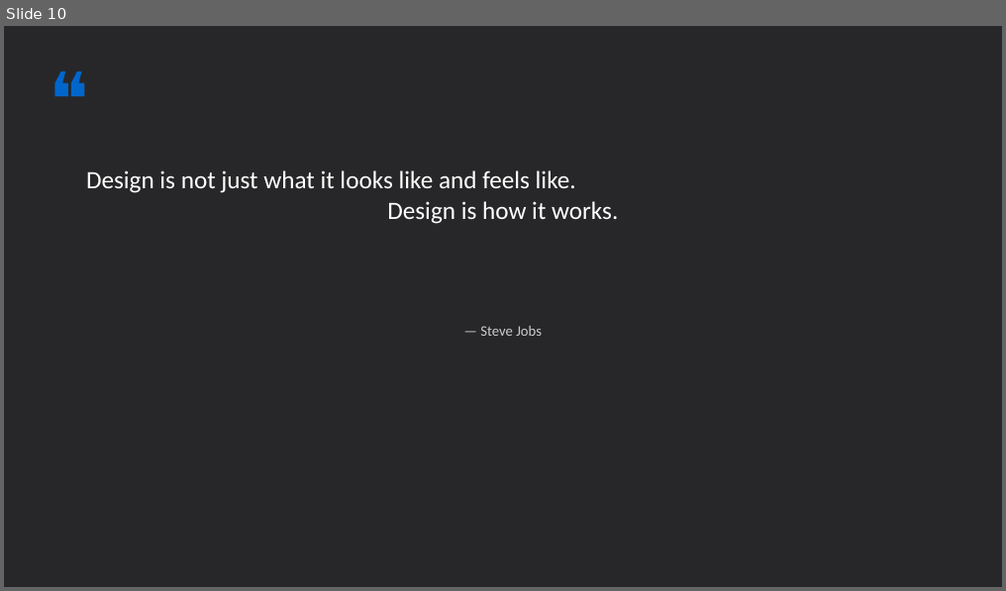
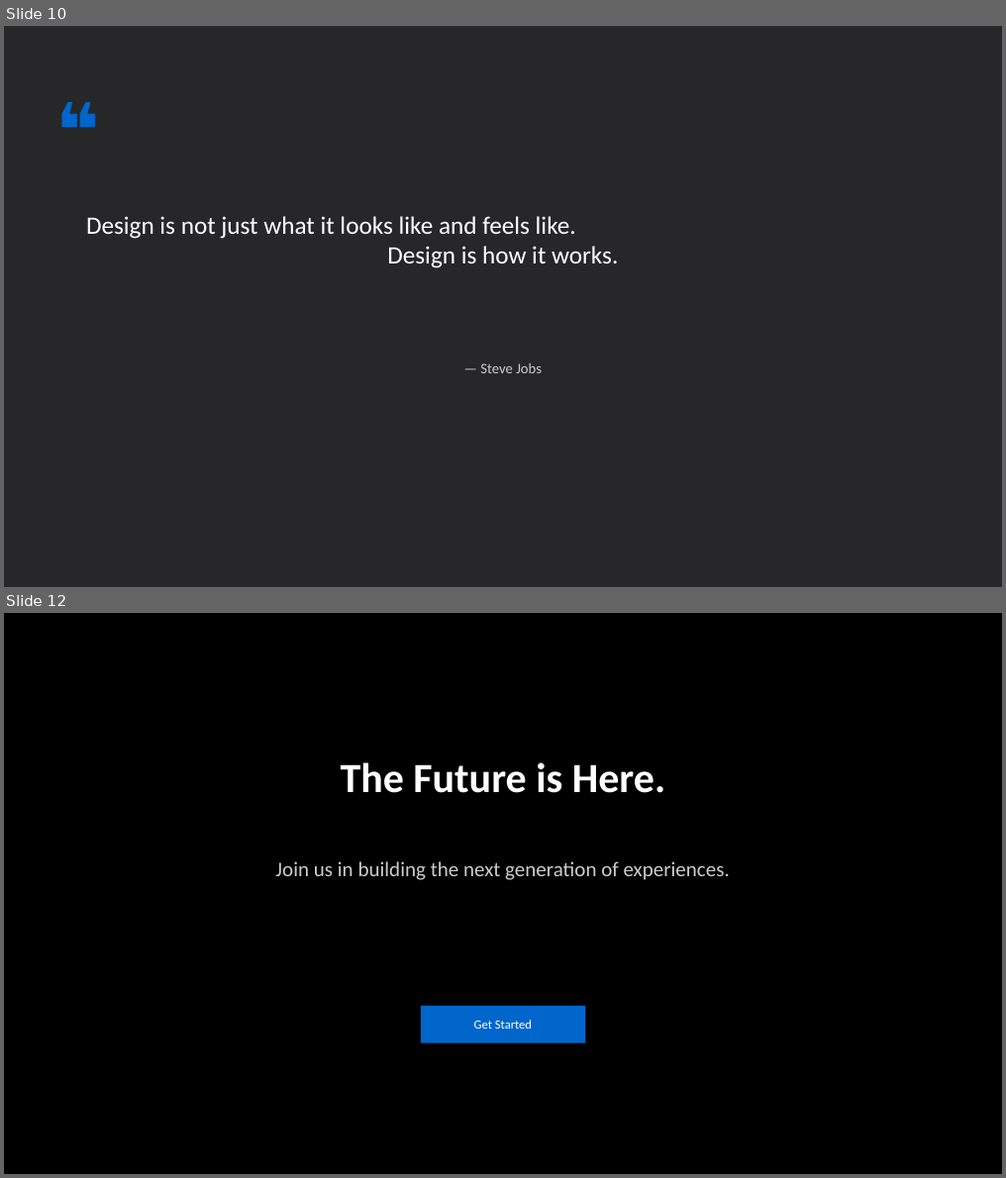
Before and after one commit to salllychung/prd-submissions, a slide deck: apple-design-system-template.pptx. Shown one above the other, each under a label of ours: slide 10 before the commit, slides 10 and 12 after it; the slides between them are not shown. The pictures are 1006x591 and 1006x1178 pixels, drawn with LibreOffice and Linux fonts; fonts in the diff are those of the drawing. Boxes give left, top, right and bottom in pixels: in the first picture for what was removed or moved away, otherwise in the second. Text is boxed around its words. In the diff, an @@ line names an element or a change of style, - is before the commit and + after.

```diff
--- a/apple-design-system-template.pptx
+++ b/apple-design-system-template.pptx
@@ slide 12 added at box(4, 613, 1002, 1174), background #000000 @@
@@ text added at box(341, 762, 665, 793), 40 pt, text #FFFFFF, bold @@
+The Future is Here.
@@ text added at box(275, 861, 730, 880), 20 pt, text #CCCCCC @@
+Join us in building the next generation of experiences.
@@ rounded rectangle added at box(421, 1006, 586, 1044), fill #0066CC, 12 pt, text #FFFFFF @@
+Get Started
@@ slide 10 changed as well @@
@@ text "❝": place and size @@
-text "❝" at box(42, 49, 266, 161)
+text "❝" at box(49, 78, 273, 190)
@@ text "❝" at box(49, 78, 273, 190): bold on @@
@@ text "Design is not just what ...": place and size @@
-text "Design is not just what ..." at box(86, 171, 618, 224)
+text "Design is not just what ..." at box(86, 216, 618, 269)
@@ text "— Steve Jobs": place and size @@
-text "— Steve Jobs" at box(480, 326, 542, 336)
+text "— Steve Jobs" at box(480, 364, 542, 373)
```
Also in this commit, not shown: 1 other slide changed, 9 other slides added, 10 slides removed, 1 other file.
